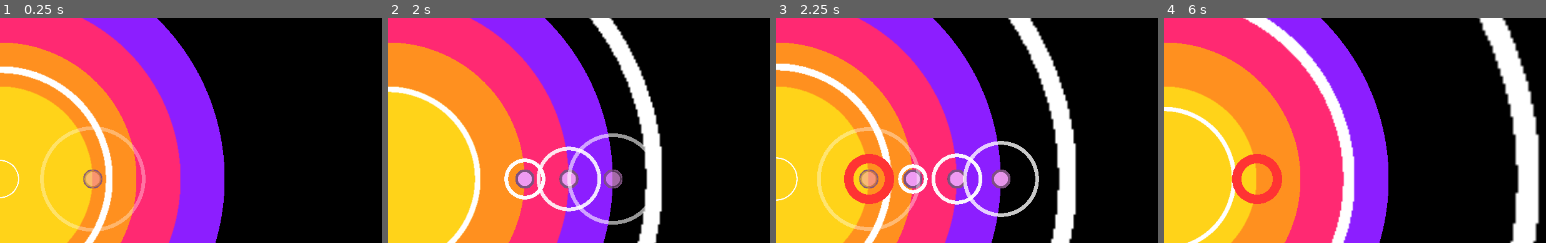
Above: before the commit, frames 1-4 (left to right).
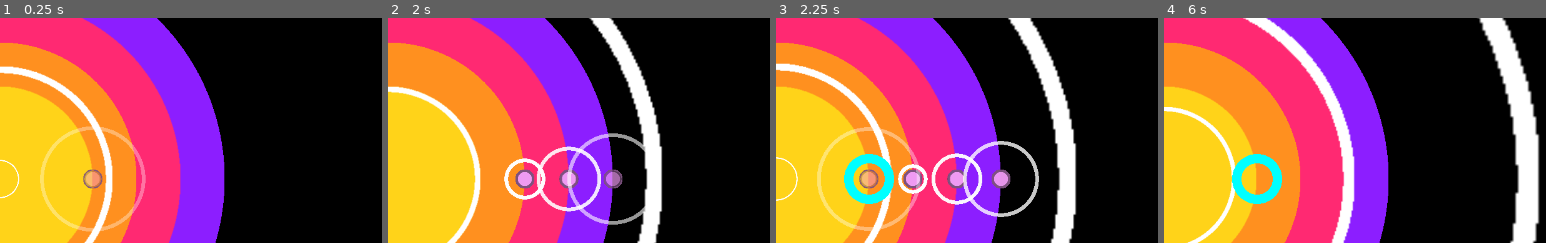
Above: after the commit, the same moments.

Repository: wispykey/epicenter
Game: Godot game, scene res://Main.tscn
Same seed, same stepped clock (60 frames per second), same inputs: the game is played once before the commit and once after it. Sound files missing from this copy of the repository are replaced by a short silence.
Inputs:
- Up to frame 1 (0.25 s): no input
- Up to frame 2 (2 s): hold J (hit_ring1_right) 0.53-1.28 s; hold F (hit_ring1_left) from 1.28 s (still down)
- Up to frame 3 (2.25 s): release F (hit_ring1_left) at 2.03 s; hold J (hit_ring1_right) from 2.03 s (still down)
- Up to frame 4 (6 s): tap Enter at 3.5, 5 s; release J (hit_ring1_right) at 3.53 s; hold F (hit_ring1_left) 3.53-5.78 s; tap Space at 4.25, 5.75 s; hold J (hit_ring1_right) from 5.78 s (still down)
The pictures show only the part of the screen within x 50-100%, y 14-64%; the shares and areas given below are measured in that part.

Frames 1-2 are identical in both runs. In frame 3, 1.5% of the frame differs, in the area x 17-31%, y 60-83%; in frame 4, 1.5%.

Commit message:
Change miss color to blue for visibility

Diff:
--- a/main.gd
+++ b/main.gd
@@ -15,7 +15,7 @@
 # Increase above 1.0 to have correct timing align with a larger indicator ring state
 # Maybe should be a constant instead of multiplier?
 const BEAT_MARKER_TIMING_CALIBRATION_MULTIPLIER: float = 1.05
-const BLIP_VFX_MISS_COLOR = Color(1.0, 0.2, 0.2, 1.0)
+const BLIP_VFX_MISS_COLOR = Color(0.0, 1.0, 1.0, 1.0)
 
 var measure_time_elapsed: float = 0
 
